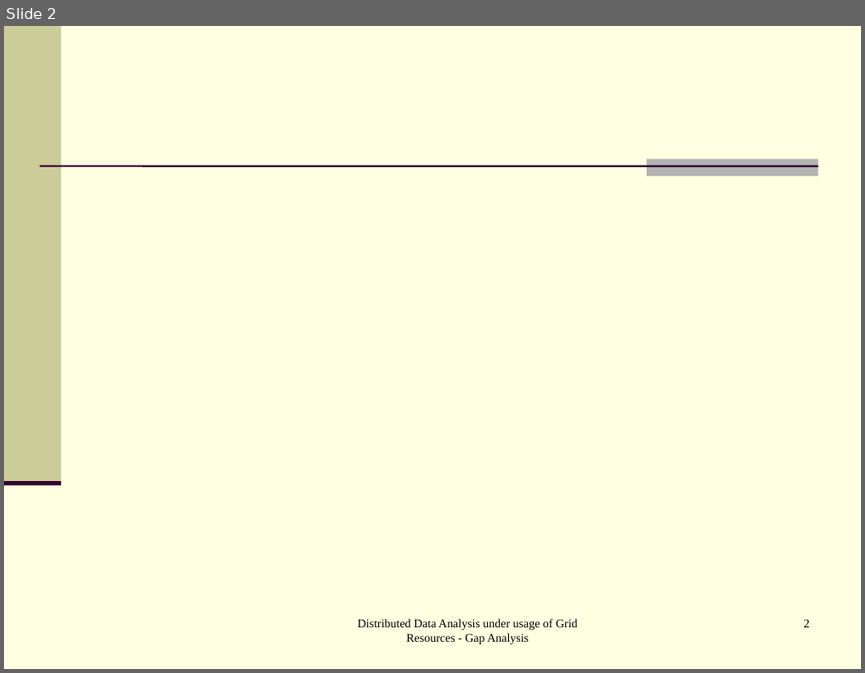
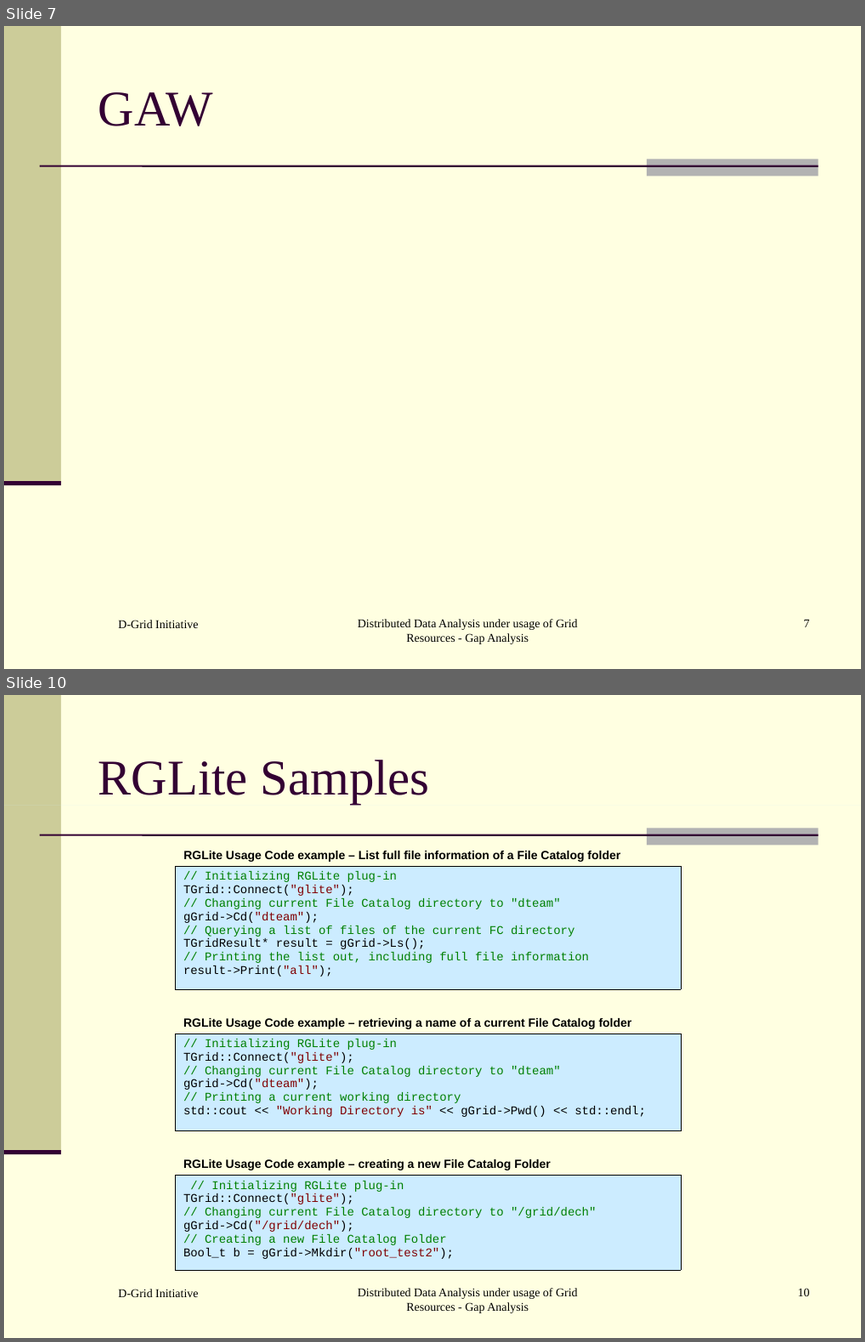
Before and after one commit to AnarManafov/PoDDocumentation, a slide deck: HEPCG-Workshops/2006-Nov/HEPCG-Workshops-2006-Nov.ppt. Shown one above the other, each under a label of ours: slide 2 before the commit, slides 7 and 10 after it; the slides between them are not shown. The pictures are 865x673 and 865x1342 pixels, drawn with LibreOffice and Linux fonts; fonts in the diff are those of the drawing. Boxes give left, top, right and bottom in pixels: in the first picture for what was removed or moved away, otherwise in the second. Text is boxed around its words. In the diff, an @@ line names an element or a change of style, - is before the commit and + after.

```diff
--- a/HEPCG-Workshops/2006-Nov/HEPCG-Workshops-2006-Nov.ppt
+++ b/HEPCG-Workshops/2006-Nov/HEPCG-Workshops-2006-Nov.ppt
@@ slide 10 added at (4,695,861,1338), background #FFFFE1; not listed: 4 template elements that a slide beside it also shows @@
@@ title added at (98,760,430,804), 42 pt, text #330033 @@
+RGLite Samples
@@ rectangle added at (4,805,861,805), fill #CCECFF @@
@@ table added at (175,867,680,989), 1 rows, 1 columns @@
+// Initializing RGLite plug-in / TGrid::Connect("glite"); / // Changing current File Catalog directory to "dteam" / gGrid->Cd("dteam"); / // Querying a list of files of the current FC directory / TGridResult* result = gGrid->Ls(); / // Printing the list out, including full file information / result->Print("all");
@@ text added at (183,851,620,862), 10 pt, text #000000, bold @@
+RGLite Usage Code example – List full file information of a File Catalog folder
@@ text added at (183,1018,632,1029), 10 pt, text #000000, bold @@
+RGLite Usage Code example – retrieving a name of a current File Catalog folder
@@ table added at (175,1033,680,1131), 1 rows, 1 columns @@
+// Initializing RGLite plug-in / TGrid::Connect("glite"); / // Changing current File Catalog directory to "dteam" / gGrid->Cd("dteam"); / // Printing a current working directory / std::cout << "Working Directory is" << gGrid->Pwd() << std::endl;
@@ table added at (175,1174,680,1269), 1 rows, 1 columns @@
+// Initializing RGLite plug-in / TGrid::Connect("glite"); / // Changing current File Catalog directory to "/grid/dech" / gGrid->Cd("/grid/dech"); / // Creating a new File Catalog Folder / Bool_t b = gGrid->Mkdir("root_test2");
@@ text added at (183,1159,551,1170), 10 pt, text #000000, bold @@
+RGLite Usage Code example – creating a new File Catalog Folder
@@ text added at (118,1288,198,1297), 10 pt, text #000000 @@
+D-Grid Initiative
@@ text added at (358,1287,578,1313), 10 pt, text #000000 @@
+Distributed Data Analysis under usage of Grid Resources - Gap Analysis
@@ page number added at (798,1287,810,1296), 10 pt, text #000000 @@
+10
@@ what was slide 2 is now slide 7 @@
@@ slide 7 changed as well @@
@@ title added at (98,92,214,126), 42 pt, text #330033 @@
+GAW
@@ text added at (118,619,198,628), 10 pt, text #000000 @@
+D-Grid Initiative
@@ page number at (804,618,810,627): text changed @@
-2
+7
```
Also in this commit, not shown: 1 other slide changed, 9 other slides added.
